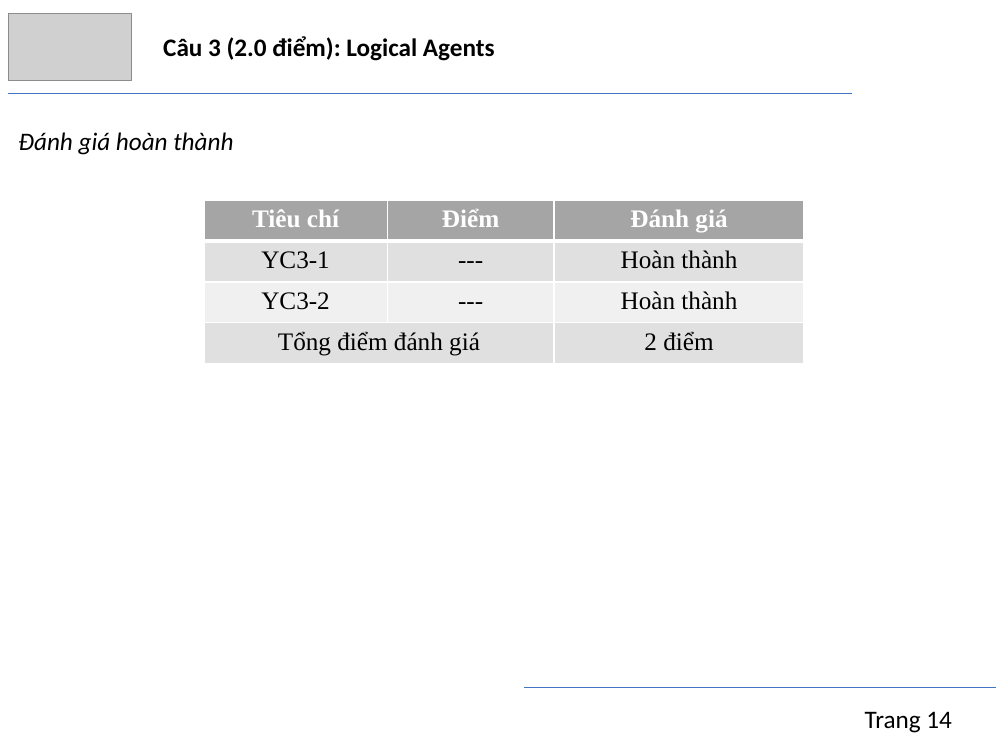
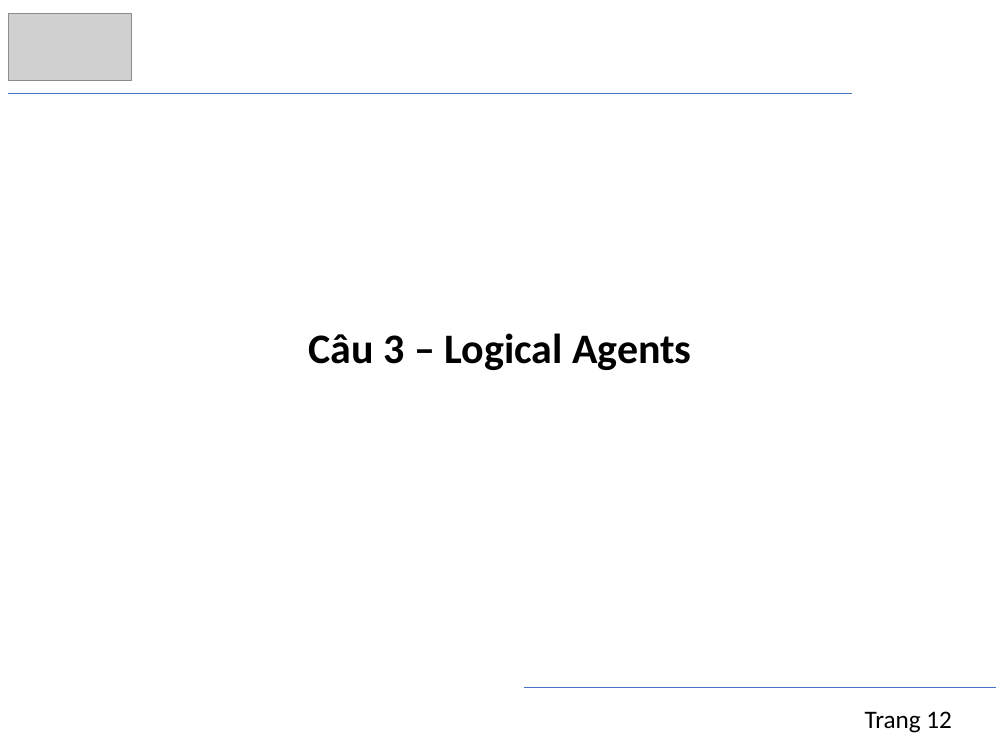
Before and after one commit to trngbro/AI, a slide deck: slide 13 of present/final/presentation.pptx (slide 14 before the commit). Drawn at 1008x756 pixels with LibreOffice and Linux fonts; fonts in the diff are those of the drawing; grey boxes stand for pictures. Boxes give left, top, right and bottom in pixels: in the first picture for what was removed or moved away, otherwise in the second. Text is boxed around its words. In the diff, an @@ line names an element or a change of style, - is before the commit and + after.

```diff
--- a/present/final/presentation.pptx
+++ b/present/final/presentation.pptx
@@ text removed at box(18, 132, 233, 155) @@
-Đánh giá hoàn thành
@@ table removed at box(204, 201, 804, 364), 4 rows, 3 columns @@
-Tiêu chí | Điểm | Đánh giá
-YC3-1 | --- | Hoàn thành
-YC3-2 | --- | Hoàn thành
-Tổng điểm đánh giá |  | 2 điểm
@@ text at box(309, 333, 691, 370): text changed; size 18 to 30 pt @@
-Câu 3 (2.0 điểm): Logical Agents
+Câu 3 – Logical Agents
@@ text at box(865, 711, 952, 733): text changed @@
-Trang 14
+Trang 12
```
Also in this commit, not shown: 18 other slides changed, 1 slide added, 2 other files.
